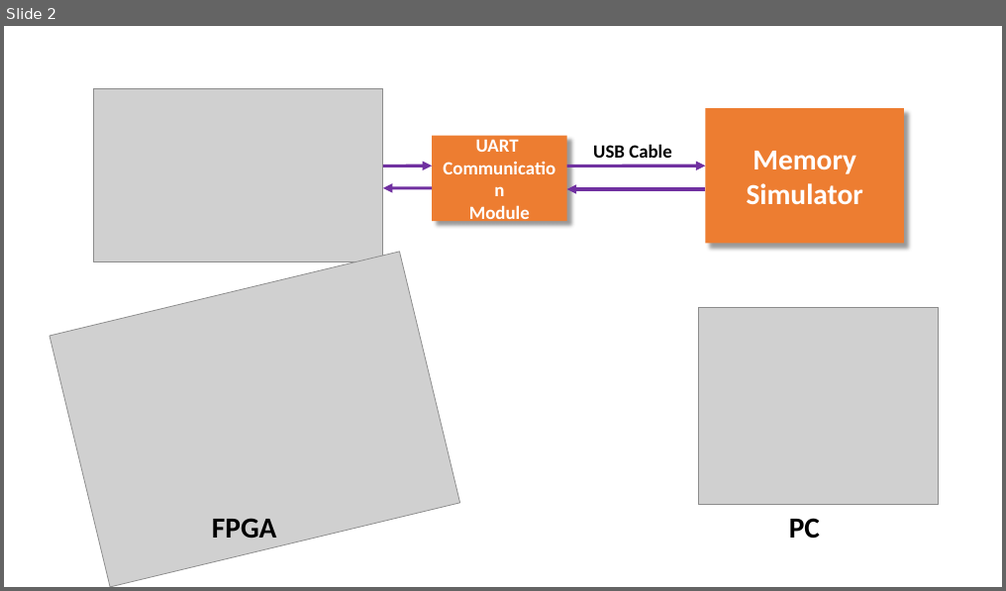
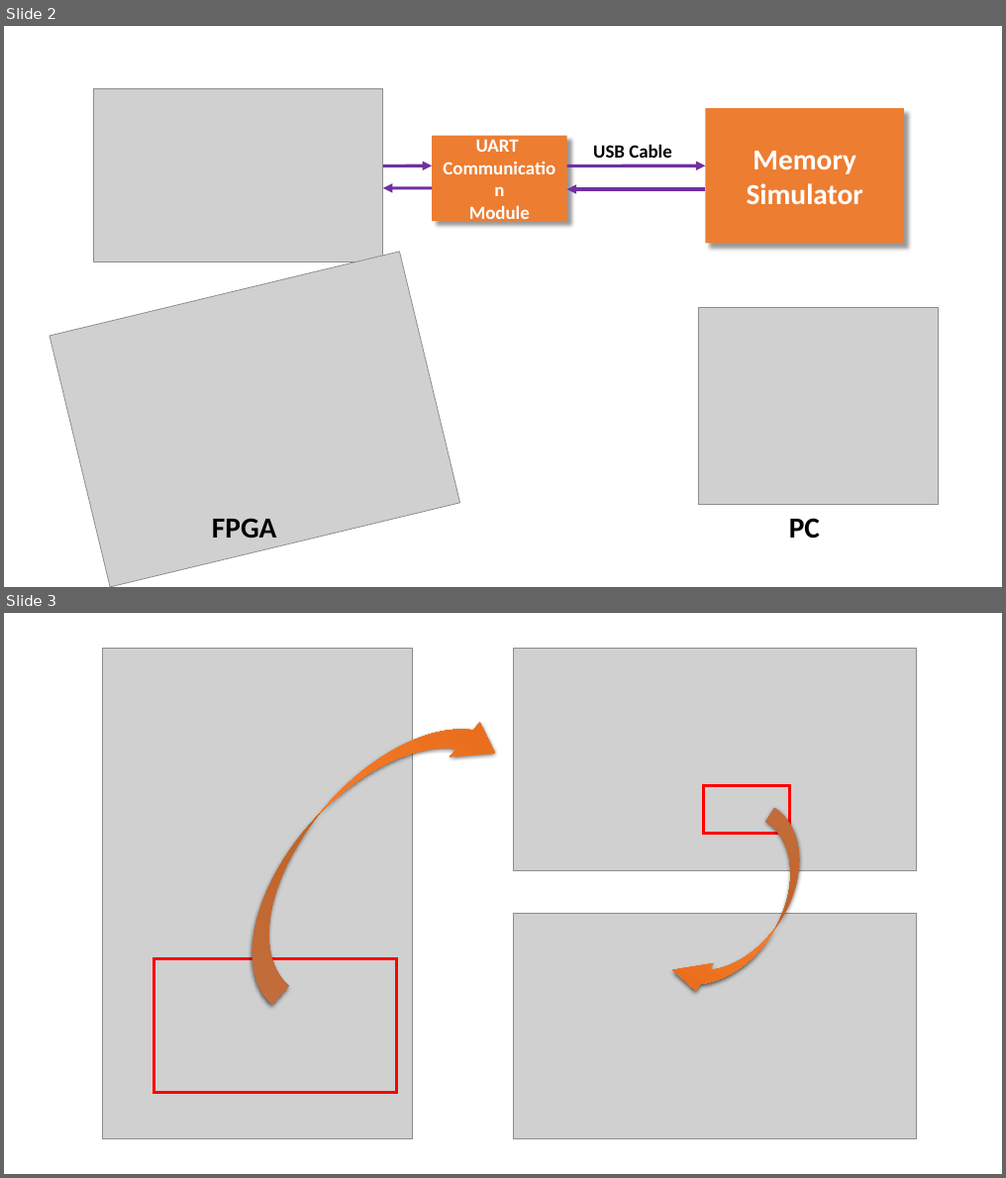
Before and after one commit to Evensgn/RISC-V-CPU, a slide deck: doc/structure-graph.pptx. Shown one above the other, each under a label of ours: slide 2 before the commit, slides 2 and 3 after it. The pictures are 1006x591 and 1006x1178 pixels, drawn with LibreOffice and Linux fonts; fonts in the diff are those of the drawing; grey boxes stand for pictures. Boxes give left, top, right and bottom in pixels: in the first picture for what was removed or moved away, otherwise in the second. Text is boxed around its words. In the diff, an @@ line names an element or a change of style, - is before the commit and + after.

```diff
--- a/doc/structure-graph.pptx
+++ b/doc/structure-graph.pptx
@@ slide 3 added at (x1=4, y1=613, x2=1002, y2=1174), background #FFFFFF @@
@@ picture added at (x1=102, y1=649, x2=412, y2=1140) @@
@@ picture added at (x1=514, y1=649, x2=918, y2=870) @@
@@ curved right arrow added at (x1=203, y1=675, x2=510, y2=1005), fill gradient #F18C57 to #F67B28 to #E56C19 @@
@@ rectangle added at (x1=704, y1=785, x2=790, y2=834), outline #FF0000 3 pt @@
@@ curved right arrow added at (x1=664, y1=808, x2=830, y2=1018), fill gradient #F18C57 to #F67B28 to #E56C19 @@
@@ picture added at (x1=514, y1=913, x2=918, y2=1139) @@
@@ rectangle added at (x1=154, y1=959, x2=397, y2=1093), outline #FF0000 3 pt @@
```
Also in this commit, not shown: 3 other files.
